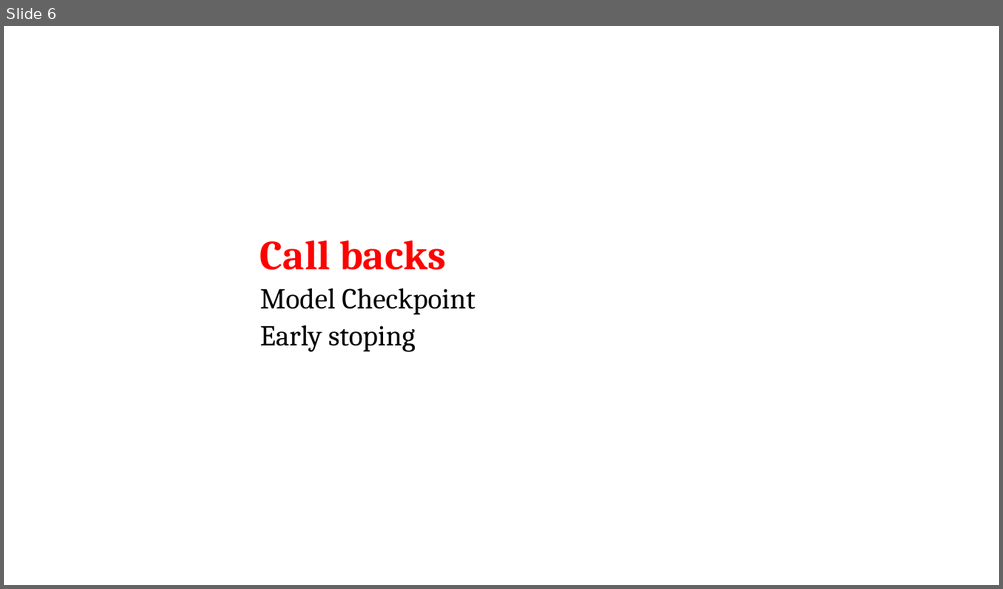
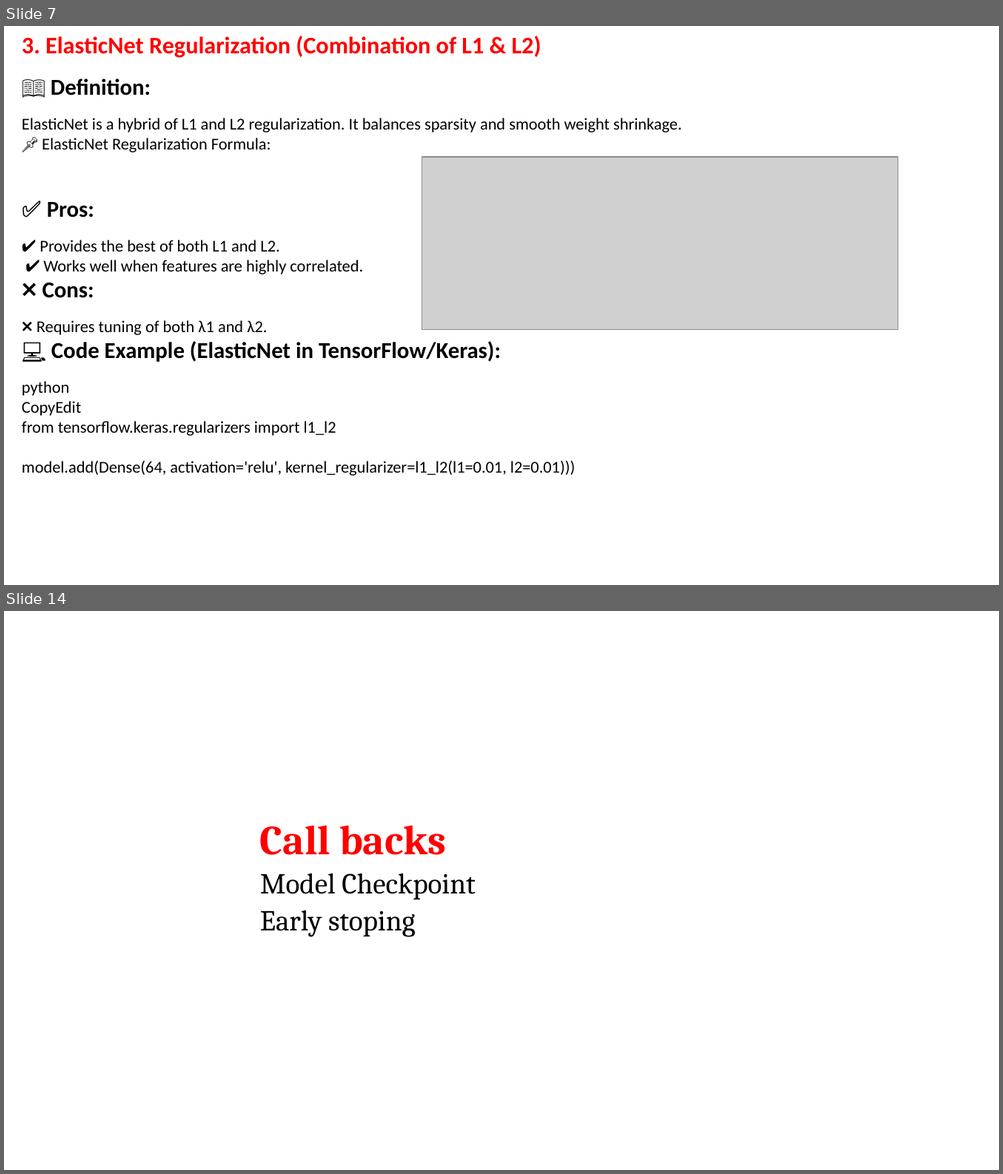
Before and after one commit to shahil04/ds_materials, a slide deck: 9.Deep_learning/class_4_module_9_deep learning_Regularization,CallBacks_drouput_batchNormalization_Weight_hyper_parameter.pptx. Shown one above the other, each under a label of ours: slide 6 before the commit, slides 7 and 14 after it; the slides between them are not shown. The pictures are 1003x589 and 1003x1174 pixels, drawn with LibreOffice and Linux fonts; fonts in the diff are those of the drawing; grey boxes stand for pictures. Boxes give left, top, right and bottom in pixels: in the first picture for what was removed or moved away, otherwise in the second. Text is boxed around its words. In the diff, an @@ line names an element or a change of style, - is before the commit and + after.

```diff
--- a/9.Deep_learning/class_4_module_9_deep learning_Regularization,CallBacks_drouput_batchNormalization_Weight_hyper_parameter.pptx
+++ b/9.Deep_learning/class_4_module_9_deep learning_Regularization,CallBacks_drouput_batchNormalization_Weight_hyper_parameter.pptx
@@ slide 7 added at bbox=[4, 26, 999, 585], background #FFFFFF @@
@@ text added at bbox=[22, 36, 682, 476], 16 pt, text #000000 @@
+3. ElasticNet Regularization (Combination of L1 & L2)
+📖 Definition:
+ElasticNet is a hybrid of L1 and L2 regularization. It balances sparsity and smooth weight shrinkage.
+📌 ElasticNet Regularization Formula:
+✅ Pros:
+✔ Provides the best of both L1 and L2.
+✔ Works well when features are highly correlated.
+❌ Cons:
+❌ Requires tuning of both λ1 and λ2.
+💻 Code Example (ElasticNet in TensorFlow/Keras):
+python
+CopyEdit
+from tensorflow.keras.regularizers import l1_l2
+model.add(Dense(64, activation='relu', kernel_regularizer=l1_l2(l1=0.01, l2=0.01)))
@@ picture added at bbox=[422, 157, 899, 329] @@
@@ what was slide 6 is now slide 14 @@
```
Also in this commit, not shown: 3 slides changed, 9 other slides added, 2 slides removed, 26 other files.
